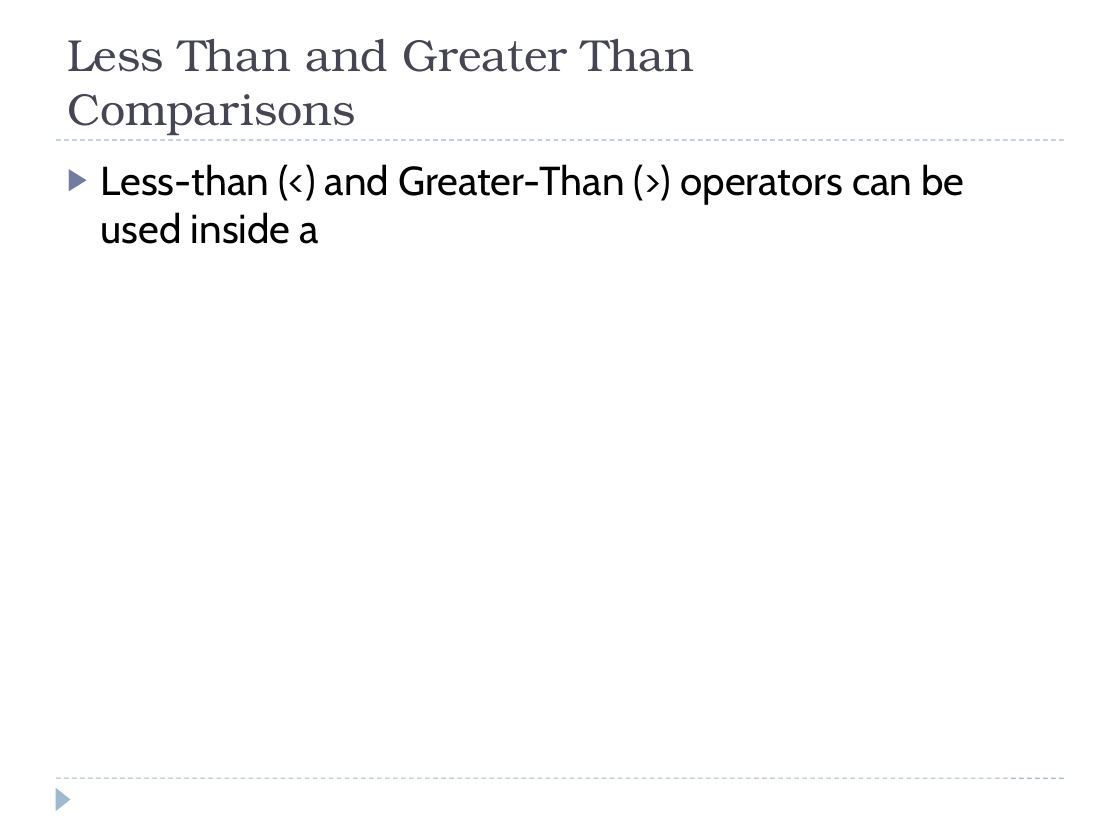
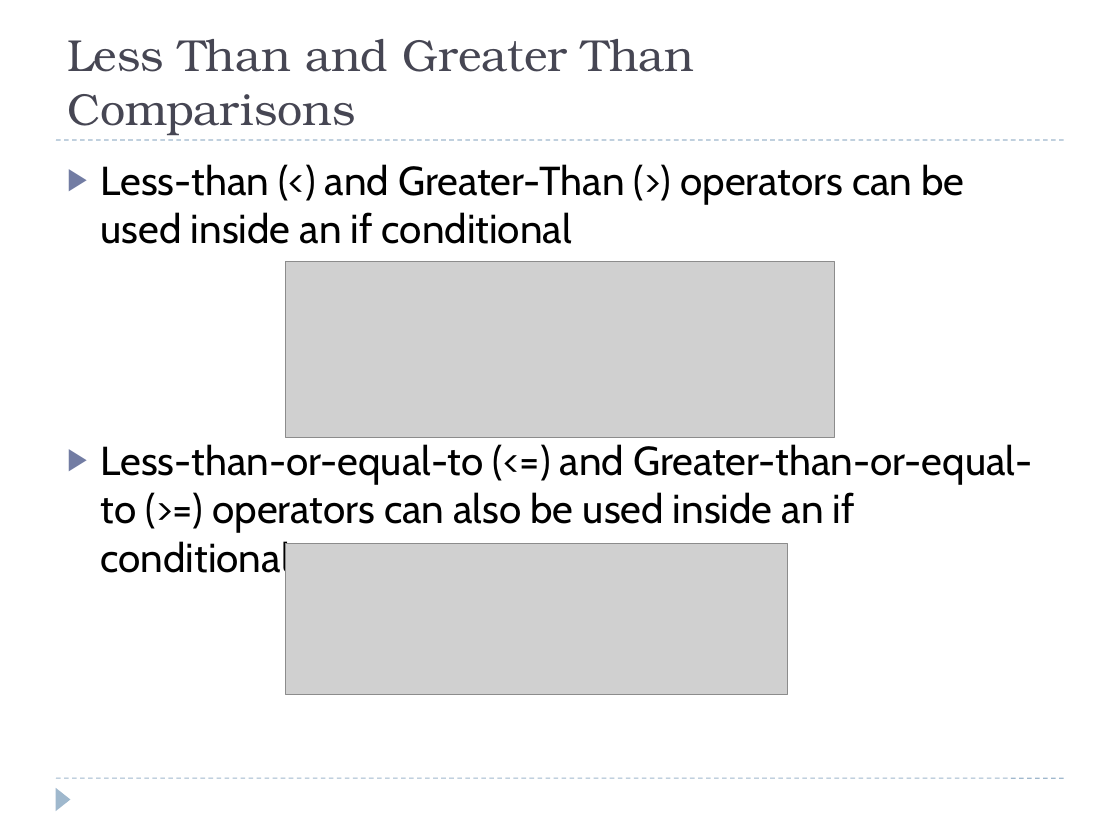
Before and after one commit to bcraig108/JavaClass_2013_Summer, a slide deck: slide 80 of Introduction to Java Programming.pptx. Drawn at 1120x840 pixels with LibreOffice and Linux fonts; fonts in the diff are those of the drawing; grey boxes stand for pictures; background and template pictures are left out. Boxes give left, top, right and bottom in pixels: in the first picture for what was removed or moved away, otherwise in the second. Text is boxed around its words. In the diff, an @@ line names an element or a change of style, - is before the commit and + after.

```diff
--- a/Introduction to Java Programming.pptx
+++ b/Introduction to Java Programming.pptx
@@ text at <box>101,164,1032,581</box>: text changed @@
-▶ Less-than (<) and Greater-Than (>) operators can be used inside a
+▶ Less-than (<) and Greater-Than (>) operators can be used inside an if conditional
+▶ Less-than-or-equal-to (<=) and Greater-than-or-equal-to (>=) operators can also be used inside an if conditional
@@ picture added at <box>286,261,834,437</box> @@
@@ picture added at <box>286,543,787,693</box> @@
```
Also in this commit, not shown: 7 other slides changed, 4 slides added, 3 slides removed, 1 other file.
